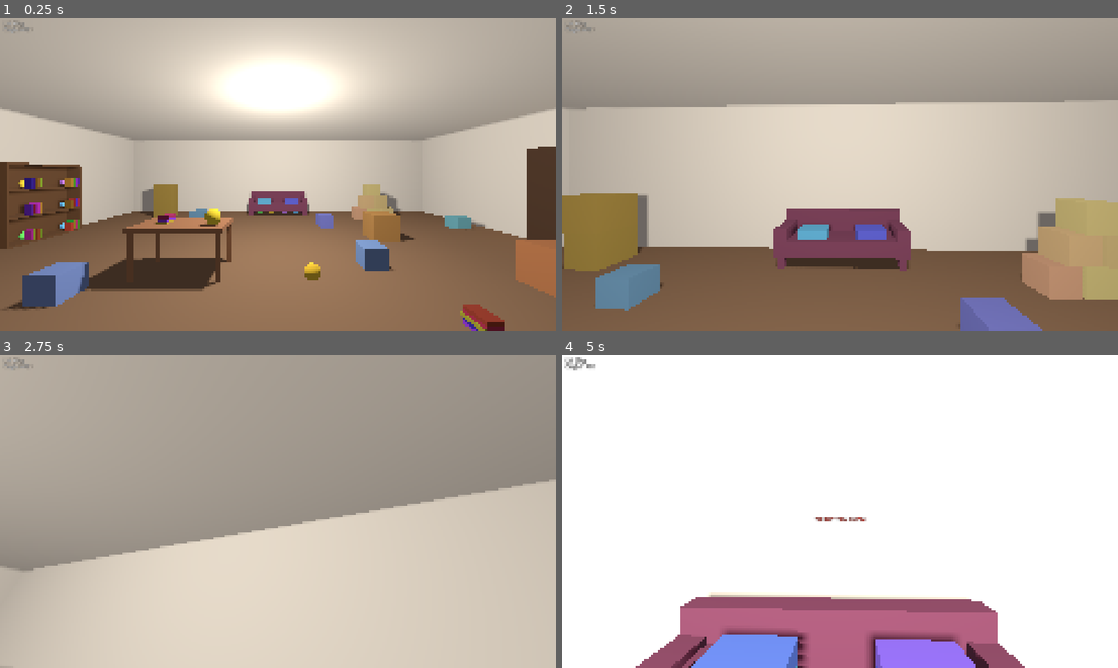
Above: before the commit, frames 1-4 (two rows, left to right).
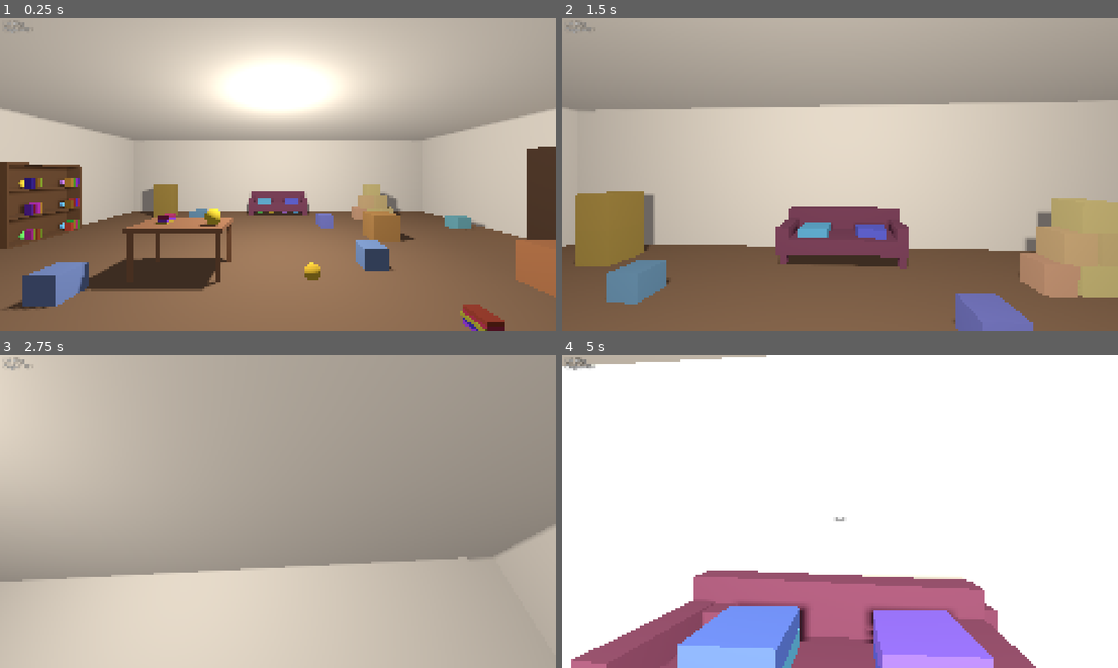
Above: after the commit, the same moments.

Repository: westo27/rummage
Game: Godot game, scene res://tests/check_stage3.tscn
Two runs of this game, one before a commit and one after it. Both use one fixed random seed, a clock stepped at 60 frames per second and the inputs below. This scene is started directly instead of the project's main scene.
Inputs (mouse positions are in pixels of both pictures, inside the frame that each line leads up to):
- Up to frame 1 (0.25 s): no input
- Up to frame 2 (1.5 s): tap Enter at 0.5 s; move the mouse to (867, 174) at 0.52 s; press the mouse at (867, 174) at 0.53 s; hold W (move_forward) from 0.53 s (still down); tap Q (ping) at 0.8, 1.35 s; move the mouse to (812, 174) at 1.27 s; release the mouse at (812, 174) at 1.28 s; click (812, 174) at 1.42 s
- Up to frame 3 (2.75 s): keep holding W (move_forward); tap Shift (run) at 1.55 s; move the mouse to (289, 505) at 2.02 s; hold Shift (run) from 2.03 s (still down); click (289, 505) at 2.3 s
- Up to frame 4 (5 s): keep holding W (move_forward); move the mouse to (834, 517) at 2.77 s; release Shift (run) at 2.78 s; tap Mouse wheel up (beam_further) at 2.85 s; click (834, 517) at 2.92 s; tap Q (ping) at 3.05 s; tap R (restart) at 3.5 s; move the mouse to (878, 514) at 3.52 s; hold Mouse wheel down (beam_nearer) 3.53-4.28 s; click (878, 514) at 3.67 s; tap Shift (run) at 3.8 s; move the mouse to (795, 508) at 4.27 s; click (795, 508) at 4.35 s

The runs differ from the first frame. In frame 2, 3.3% of the frame differs, in the area x 0-100%, y 26-100%; in frame 3, 27%, in the area x 0-100%, y 0-100%; in frame 4, 16%.
Error before the commit: Invalid access to property or key 'physics_frame' on a base object of type 'null instance'. (res://tests/check_stage3.gd:212)
Error after the commit: Invalid access to property or key 'physics_frame' on a base object of type 'null instance'. (res://tests/check_stage3.gd:216)

Commit message:
Fix microstutter at high frame rates with physics interpolation
Physics runs at 60 Hz, so at 157 fps objects and the player's position
only changed on ~40% of frames while mouse look moved every frame.
Enable 3D physics interpolation. The camera is now top_level with
interpolation off and placed each frame from the head's interpolated
position plus the live mouse yaw/pitch (instant look, smooth movement);
during physics ticks it's placed at the exact position for beam aiming.
Beam end uses the held object's drawn position. Shudder, tremble and
creature tweens moved to physics ticks; teleports reset interpolation.
Adds a 157 fps smoothness test (59% frozen frames -> 0%).

Diff:
--- a/config/tunables.gd
+++ b/config/tunables.gd
@@ -21,7 +21,7 @@
 @export var walk_speed: float = 4.5
 @export var run_speed: float = 7.5
 ## Radians of turn per pixel of mouse movement.
-@export var mouse_sensitivity: float = 0.0003
+@export var mouse_sensitivity: float = 0.0004
 ## Props this light or lighter are "clutter": the player walks through them,
 ## kicking them aside, instead of being blocked. Heavier props block the player.
 @export var player_push_max_mass: float = 3.0
--- a/project.godot
+++ b/project.godot
@@ -36,6 +36,8 @@
 
 [physics]
 
+common/physics_interpolation=true
+common/physics_jitter_fix=0.0
 3d/physics_engine="Jolt Physics"
 
 [rendering]
--- a/scenes/player.tscn
+++ b/scenes/player.tscn
@@ -27,6 +27,8 @@
 transform = Transform3D(1, 0, 0, 0, 1, 0, 0, 0, 1, 0, 1.55, 0)
 
 [node name="Camera3D" type="Camera3D" parent="Head"]
+physics_interpolation_mode = 2
+top_level = true
 current = true
 fov = 75.0
 near = 0.05
--- a/scripts/beam.gd
+++ b/scripts/beam.gd
@@ -260,7 +260,9 @@
 		_beam_mesh.visible = false
 		return
 	var start: Vector3 = _camera.to_global(BEAM_ORIGIN_LOCAL)
-	var end: Vector3 = end_body.global_position
+	# Where the object is *drawn* this frame (see physics interpolation in
+	# player.gd), so the beam stays attached instead of wobbling against it.
+	var end: Vector3 = end_body.get_global_transform_interpolated().origin
 	# The bend: aim_point is where you're pulling the object to (the hold point,
 	# or for a too-heavy object, the spot on your aim at the object's distance).
 	# The curve is pulled toward a point part-way from the hand to aim_point. When
--- a/scripts/creature.gd
+++ b/scripts/creature.gd
@@ -82,12 +82,7 @@
 	if global_position.y < Game.tune.fall_reset_y:
 		global_position = Vector3(0.0, 0.3, 0.0)
 		velocity = Vector3.ZERO
-
-
-# Visual-only trembling while cowering, every rendered frame.
-func _process(_delta: float) -> void:
-	if state == State.COWERING:
-		_visual.position = Vector3(randf_range(-1, 1), 0.0, randf_range(-1, 1)) * 0.01
+		reset_physics_interpolation()  # teleport: don't draw a glide
 
 
 # ---------------------------------------------------------------- states
@@ -139,6 +134,9 @@
 
 func _update_cowering(delta: float) -> void:
 	_move(Vector3.ZERO, 0.0, delta)  # just gravity, in case it's on something
+	# Tremble (visual only). Done here in the physics tick rather than per frame
+	# because physics interpolation only expects transforms to change in ticks.
+	_visual.position = Vector3(randf_range(-1, 1), 0.0, randf_range(-1, 1)) * 0.01
 	_check_left -= delta
 	if _check_left > 0.0:
 		return
@@ -204,7 +202,9 @@
 	collision_mask = 0
 	# A tween animates properties over time without writing a per-frame loop.
 	# set_parallel runs both animations at once; chain() then waits for them.
-	var tween := create_tween().set_parallel(true)
+	# TWEEN_PROCESS_PHYSICS steps it in physics ticks, which is what physics
+	# interpolation expects for anything that moves.
+	var tween := create_tween().set_parallel(true).set_process_mode(Tween.TWEEN_PROCESS_PHYSICS)
 	tween.tween_property(_visual, "global_position", toward, 0.25)
 	tween.tween_property(_visual, "scale", Vector3.ONE * 0.15, 0.25)
 	tween.chain().tween_callback(_finish_capture)
@@ -251,7 +251,7 @@
 
 
 func hop() -> void:
-	var tween := create_tween()
+	var tween := create_tween().set_process_mode(Tween.TWEEN_PROCESS_PHYSICS)
 	tween.tween_property(_visual, "position:y", 0.08, 0.1)
 	tween.tween_property(_visual, "position:y", 0.0, 0.12)
 
--- a/scripts/player.gd
+++ b/scripts/player.gd
@@ -7,6 +7,14 @@
 ## Turning is split over two nodes: left/right (yaw) rotates the whole body,
 ## up/down (pitch) rotates only the Head node. Doing both on one node would
 ## tilt the movement direction when you look down.
+##
+## Smoothness: physics runs at 60 Hz but the screen may refresh at 144+ Hz.
+## Physics interpolation (Project Settings > Physics > Common) makes Godot draw
+## moving bodies part-way between their last two physics positions, so they
+## glide instead of stepping. The camera is the exception: it's top_level with
+## interpolation switched off, and placed by hand every frame (_place_camera):
+## position from the interpolated head, rotation straight from the mouse. That
+## way looking around responds instantly instead of being smoothed a tick behind.
 
 @onready var head: Node3D = $Head
 @onready var camera: Camera3D = $Head/Camera3D
@@ -30,6 +38,20 @@
 	# Lets creatures find the player with get_first_node_in_group("player").
 	add_to_group("player")
 	Input.mouse_mode = Input.MOUSE_MODE_CAPTURED
+	_place_camera(head.global_position)
+
+
+# Every rendered frame: put the camera at the head's *drawn* (interpolated)
+# position, so it moves as smoothly as everything else.
+func _process(_delta: float) -> void:
+	_place_camera(head.get_global_transform_interpolated().origin)
+
+
+func _place_camera(origin: Vector3) -> void:
+	# Euler angles (pitch, yaw, roll) applied in Godot's usual Y-then-X order:
+	# turn left/right first, then tilt up/down. Same result as body + head.
+	var look := Basis.from_euler(Vector3(head.rotation.x, rotation.y, 0.0))
+	camera.global_transform = Transform3D(look, origin)
 
 
 # _input runs for every node before any _unhandled_input does. The recapture
@@ -77,6 +99,11 @@
 	if global_position.y < Game.tune.fall_reset_y:
 		_reset_to_start()
 
+	# The beam (a child, so its physics tick runs after this one) aims from the
+	# camera. Put the camera at the exact physics position for that, rather than
+	# the in-between drawn position _process will use for the next frame.
+	_place_camera(head.global_position)
+
 
 ## Light props ("clutter", see prop.gd) don't block the player's movement, so
 ## instead we look for any we're walking into and fling them ahead, a bit
@@ -111,3 +138,6 @@
 	global_transform = _start_transform
 	head.rotation = Vector3.ZERO
 	velocity = Vector3.ZERO
+	# A teleport, not movement: tell interpolation not to draw a glide from the
+	# old spot to the new one.
+	reset_physics_interpolation()
--- a/scripts/prop.gd
+++ b/scripts/prop.gd
@@ -51,9 +51,8 @@
 	if keep_upright_until_grabbed:
 		axis_lock_angular_x = true
 		axis_lock_angular_z = true
-	# These two callbacks run every frame/tick once enabled. Most props sit still,
-	# so they stay off until something needs them.
-	set_process(false)
+	# _physics_process runs every tick once enabled. Most props sit still, so it
+	# stays off until a shudder or a player-collision check needs it.
 	set_physics_process(false)
 
 
@@ -67,7 +66,6 @@
 	_ignored_body = holder
 	add_collision_exception_with(holder)
 	holder.add_collision_exception_with(self)
-	set_physics_process(false)
 
 
 ## Called by the beam when it lets go (dropped, thrown, or snapped off).
@@ -83,30 +81,37 @@
 ## the sofa can't nudge it and disturb what's hiding under it.
 func shudder() -> void:
 	_shudder_left = SHUDDER_SECONDS
-	set_process(true)
+	set_physics_process(true)
 
 
-func _process(delta: float) -> void:
+# Runs only while there's something to do (see the end), then switches itself off.
+# The shudder is done here in the physics tick rather than per frame because
+# physics interpolation (see player.gd) only expects transforms to change in ticks.
+func _physics_process(delta: float) -> void:
+	if _shudder_left > 0.0:
+		_update_shudder(delta)
+	if _ignored_body != null and not is_held:
+		_restore_player_collision_when_clear()
+	var waiting_for_player: bool = _ignored_body != null and not is_held
+	if _shudder_left <= 0.0 and not waiting_for_player:
+		set_physics_process(false)
+
+
+func _update_shudder(delta: float) -> void:
 	_shudder_left -= delta
 	var strength: float = maxf(_shudder_left, 0.0) / SHUDDER_SECONDS * SHUDDER_AMOUNT
 	for i in _meshes.size():
 		var jitter := Vector3(randf_range(-1, 1), randf_range(-1, 1), randf_range(-1, 1)) * strength
 		_meshes[i].position = _mesh_rest_positions[i] + jitter
-	if _shudder_left <= 0.0:
-		set_process(false)
 
 
-func _physics_process(_delta: float) -> void:
-	if _ignored_body == null:
-		set_physics_process(false)
-		return
+func _restore_player_collision_when_clear() -> void:
 	var player_centre: Vector3 = _ignored_body.global_position + Vector3.UP * 0.85
 	var clear_distance: float = hold_radius + 0.9
 	if global_position.distance_to(player_centre) > clear_distance:
 		remove_collision_exception_with(_ignored_body)
 		_ignored_body.remove_collision_exception_with(self)
 		_ignored_body = null
-		set_physics_process(false)
 
 
 ## Light props go on the "clutter" layer, which the player's movement ignores
--- /dev/null
+++ b/tests/check_smoothness.gd
@@ -0,0 +1,126 @@
+extends Node
+## Measures how evenly the camera and a held object move per rendered frame at
+## 157 fps while walking. With 60 Hz physics and no interpolation, movement
+## comes in steps (some frames move a lot, some not at all): that's the stutter.
+## Not part of the game.
+## Run: Godot --headless --path . res://tests/check_smoothness.tscn
+
+const FPS: int = 157
+
+var _failures: int = 0
+var _main: Node
+var _player: CharacterBody3D
+var _camera: Camera3D
+var _recording: bool = false
+var _held: Prop = null
+var _cam_last: Vector3
+var _obj_last: Vector3
+var _cam_steps: Array[float] = []
+var _obj_steps: Array[float] = []
+
+
+func _ready() -> void:
+	Engine.max_fps = FPS
+	# Run this node's _process after everything else's (higher = later), so we
+	# read the camera after player.gd has placed it for this frame, which is
+	# what the renderer sees.
+	process_priority = 1000
+	_run.call_deferred()
+
+
+func _run() -> void:
+	_main = (load("res://scenes/main.tscn") as PackedScene).instantiate()
+	_main.get_node("MainRoomCreatures").free()
+	get_tree().root.add_child(_main)
+	_player = _main.get_node("Player")
+	_camera = _main.get_node("Player/Head/Camera3D")
+	var beam: Beam = _main.get_node("Player/Head/Camera3D/Beam")
+	await _wait_physics(0.5)
+
+	# Grab a crate so we can watch a held object too.
+	var crate: Prop = _main.get_node("MainRoomProps/CrateF")  # (3.8, 0.3, 0.8)
+	_player.global_position = Vector3(3.8, 0.05, 3.0)
+	_player.rotation.y = 0.0
+	(_player.get_node("Head") as Node3D).rotation.x = -0.45
+	await _wait_physics(0.1)
+	_press("grab")
+	await _wait_physics(0.5)
+	_held = beam.held
+	_check("holding a crate for the test", _held == crate, "held=%s" % _held)
+
+	# Walk sideways (strafe) while recording every rendered frame.
+	Input.action_press("move_left")
+	await _wait_physics(0.3)
+	_cam_last = _rendered_camera_pos()
+	_obj_last = _rendered_object_pos()
+	_recording = true
+	await _wait_physics(1.0)
+	_recording = false
+	Input.action_release("move_left")
+
+	_report("camera", _cam_steps)
+	_report("held crate", _obj_steps)
+	print("RESULT: %s" % ("ALL PASS" if _failures == 0 else "%d FAILED" % _failures))
+	get_tree().quit(_failures)
+
+
+func _process(_delta: float) -> void:
+	if not _recording:
+		return
+	var c: Vector3 = _rendered_camera_pos()
+	var o: Vector3 = _rendered_object_pos()
+	_cam_steps.append(c.distance_to(_cam_last))
+	_obj_steps.append(o.distance_to(_obj_last))
+	_cam_last = c
+	_obj_last = o
+
+
+## Where the renderer draws the camera/object this frame. The camera has
+## interpolation switched off and is placed by hand each frame (player.gd), so
+## its plain global position is what's drawn. (get_global_transform_interpolated
+## on a non-interpolated node returns the raw physics-tick position instead.)
+func _rendered_camera_pos() -> Vector3:
+	return _camera.global_position
+
+
+func _rendered_object_pos() -> Vector3:
+	return _held.get_global_transform_interpolated().origin
+
+
+## Evenness = how many frames moved less than a third of the average step.
+## Smooth motion: ~0%. Stepped 60 Hz motion at 157 fps: ~60% of frames frozen.
+func _report(label: String, steps: Array[float]) -> void:
+	var total: float = 0.0
+	for s in steps:
+		total += s
+	var mean: float = total / steps.size()
+	var frozen: int = 0
+	var biggest: float = 0.0
+	for s in steps:
+		if s < mean / 3.0:
+			frozen += 1
+		biggest = maxf(biggest, s)
+	var frozen_pct: float = 100.0 * frozen / steps.size()
+	var ok: bool = frozen_pct < 10.0
+	if not ok:
+		_failures += 1
+	print("%s  %s moves evenly: %d frames, %.0f%% frozen, mean step %.4f m, biggest %.4f m" % [
+		"PASS" if ok else "FAIL", label, steps.size(), frozen_pct, mean, biggest])
+
+
+func _press(action: String) -> void:
+	var ev := InputEventAction.new()
+	ev.action = action
+	ev.pressed = true
+	Input.parse_input_event(ev)
+
+
+func _wait_physics(seconds: float) -> void:
+	for i in int(seconds * Engine.physics_ticks_per_second):
+		await get_tree().physics_frame
+
+
+func _check(label: String, ok: bool, detail: String) -> void:
+	if not ok:
+		_failures += 1
+	print("%s  %s  (%s)" % ["PASS" if ok else "FAIL", label, detail])
--- /dev/null
+++ b/tests/check_smoothness.tscn
@@ -0,0 +1,6 @@
+[gd_scene format=3]
+
+[ext_resource type="Script" path="res://tests/check_smoothness.gd" id="1"]
+
+[node name="CheckSmoothness" type="Node"]
+script = ExtResource("1")
--- a/tests/check_stage2.gd
+++ b/tests/check_stage2.gd
@@ -183,7 +183,9 @@
 
 
 func _camera_pos() -> Vector3:
-	return (_main.get_node("Player/Head/Camera3D") as Camera3D).global_position
+	# The head, not the camera: the camera is top_level and only catches up with
+	# a teleported player on the next tick, while the head moves instantly.
+	return (_main.get_node("Player/Head") as Node3D).global_position
 
 
 func _forward() -> Vector3:
--- a/tests/check_stage3.gd
+++ b/tests/check_stage3.gd
@@ -41,7 +41,9 @@
 	# --- Tells: force one creature's tell timer ---
 	var shy: Creature = _creatures.get_node("UnderBin01")
 	shy._tell_left = 0.0
-	await _wait(0.05)
+	# One tick only: the squeak is under 0.1 s long and could finish before a
+	# slower check looks.
+	await get_tree().physics_frame
 	_check("a hidden creature's tell plays a squeak", shy._voice.playing, "")
 	_check("giving a tell doesn't reveal it", shy.state == Creature.State.HIDDEN, "state=%s" % shy.state)
 
@@ -184,7 +186,9 @@
 
 
 func _camera_pos() -> Vector3:
-	return (_main.get_node("Player/Head/Camera3D") as Camera3D).global_position
+	# The head, not the camera: the camera is top_level and only catches up with
+	# a teleported player on the next tick, while the head moves instantly.
+	return (_main.get_node("Player/Head") as Node3D).global_position
 
 
 func _aim_at(target: Vector3) -> void:
Not shown, added: tests/check_smoothness.gd.uid
